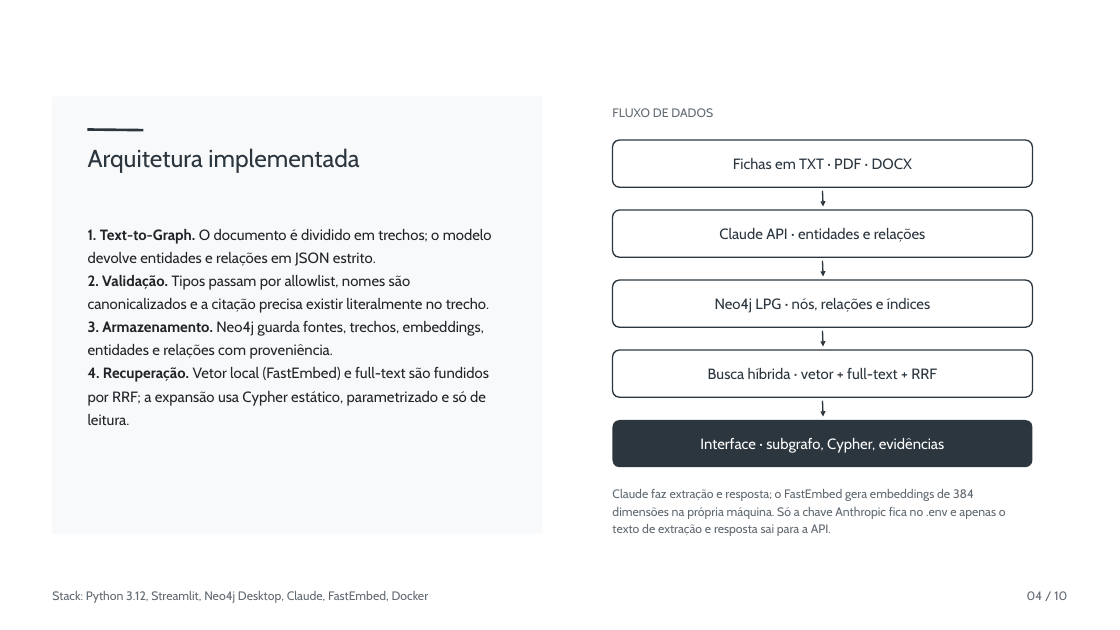
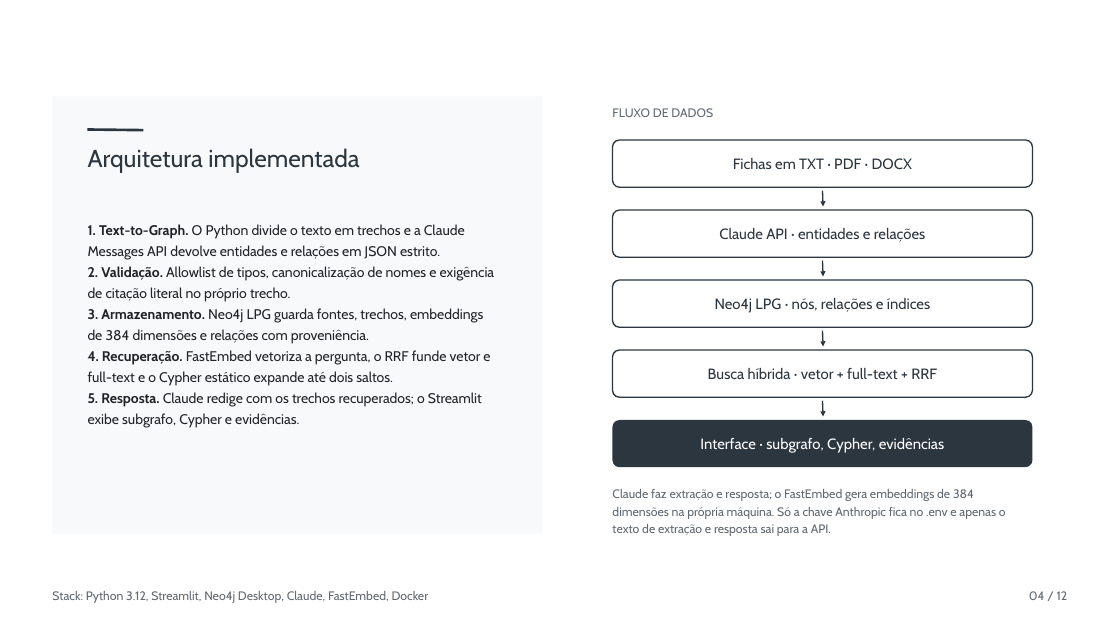
Before and after one commit to ARTHURNOBREGA1268/cinegrafo, a slide deck: slide 4 of docs/06_apresentacao_10pila.pptx. Drawn at 1120x630 pixels with LibreOffice and Linux fonts; fonts in the diff are those of the drawing; background and template pictures are left out. Boxes give left, top, right and bottom in pixels: in the first picture for what was removed or moved away, otherwise in the second. Text is boxed around its words. In the diff, an @@ line names an element or a change of style, - is before the commit and + after.

```diff
--- a/docs/06_apresentacao_10pila.pptx
+++ b/docs/06_apresentacao_10pila.pptx
@@ text at (x1=88, y1=224, x2=495, y2=428): text changed; size 17 to 16 pt @@
-1. Text-to-Graph. O documento é dividido em trechos; o modelo devolve entidades e relações em JSON estrito.
-2. Validação. Tipos passam por allowlist, nomes são canonicalizados e a citação precisa existir literalmente no trecho.
-3. Armazenamento. Neo4j guarda fontes, trechos, embeddings, entidades e relações com proveniência.
-4. Recuperação. Vetor local (FastEmbed) e full-text são fundidos por RRF; a expansão usa Cypher estático, parametrizado e só de leitura.
+1. Text-to-Graph. O Python divide o texto em trechos e a Claude Messages API devolve entidades e relações em JSON estrito.
+2. Validação. Allowlist de tipos, canonicalização de nomes e exigência de citação literal no próprio trecho.
+3. Armazenamento. Neo4j LPG guarda fontes, trechos, embeddings de 384 dimensões e relações com proveniência.
+4. Recuperação. FastEmbed vetoriza a pergunta, o RRF funde vetor e full-text e o Cypher estático expande até dois saltos.
+5. Resposta. Claude redige com os trechos recuperados; o Streamlit exibe subgrafo, Cypher e evidências.
@@ text at (x1=1029, y1=591, x2=1068, y2=600): text changed @@
-04 / 10
+04 / 12
```
Also in this commit, not shown: 9 other slides changed, 2 slides added.
